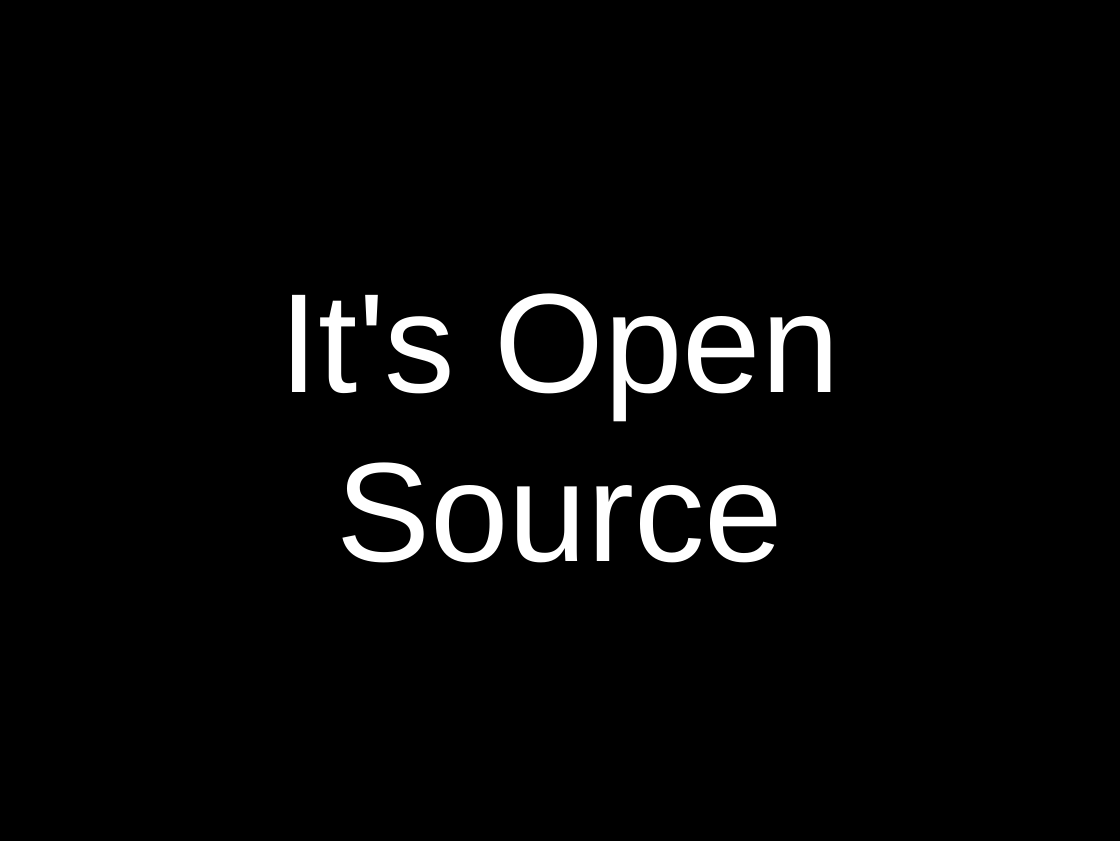
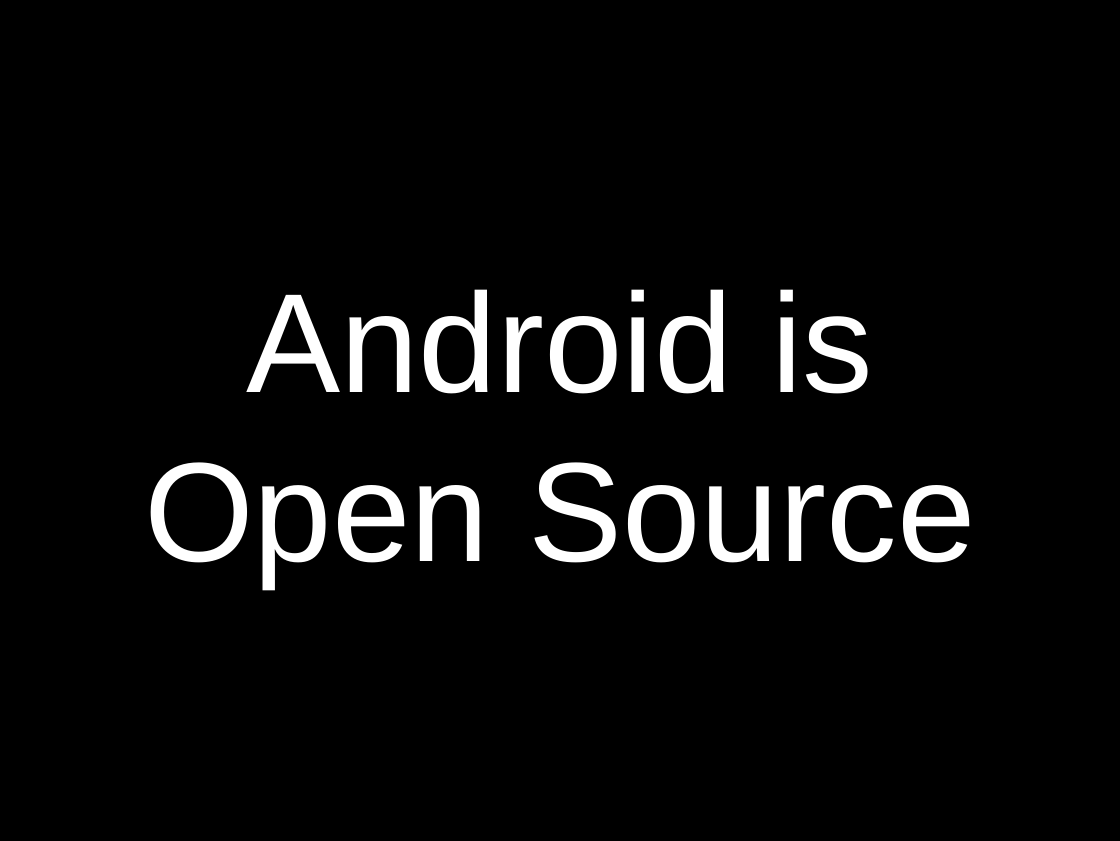
Before and after one commit to obra/talks, a slide deck: slide 43 of 2010/k9.odp (slide 28 before the commit). Drawn at 1120x841 pixels with LibreOffice and Linux fonts; fonts in the diff are those of the drawing. Boxes give left, top, right and bottom in pixels: in the first picture for what was removed or moved away, otherwise in the second. Text is boxed around its words. In the diff, an @@ line names an element or a change of style, - is before the commit and + after.

```diff
--- a/2010/k9.odp
+++ b/2010/k9.odp
@@ title at bbox=[144, 289, 975, 587]: text changed @@
-It's Open Source
+Android is Open Source
```
Also in this commit, not shown: 11 other slides changed, 88 slides added, 2 slides removed, 1 other file.
